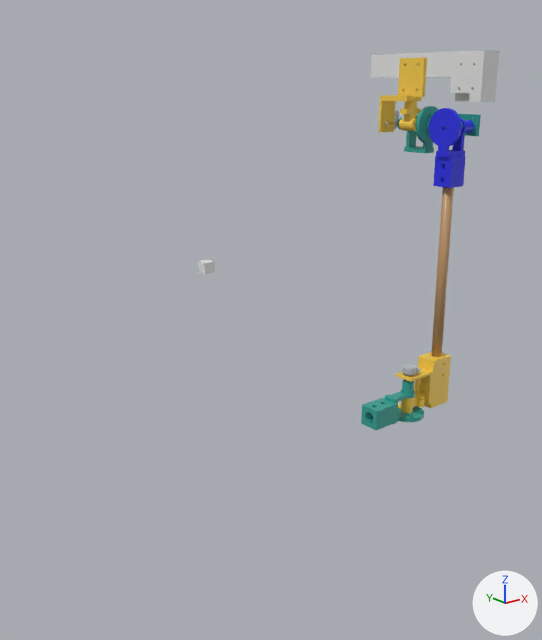
An edit to the Blender file projects/robotics/machi-1/blender/commander/commander-two-sided-clevis.blend, drawn before and after from the same camera.
Rendered twice from a 50 mm lens placed at (-707.0, -603.0, 238.0), pointed at (-137.0, 111.0, -47.0). Lighting does not change. The marker at lower right points along +X, +Y and +Z. The first picture is the older version.

The first picture shows 'CLEVIS 01 - elbow fork and forearm saddle', 'CLEVIS 01 - two-sided fork and lower saddle.001', 'CLEVIS 01 - two-sided fork and lower saddle.002', 'CLEVIS 02 - elbow upper sleeve and round dowel mount', 'CLEVIS 02 - upper sleeve and pot mount', 'CLEVIS REF - 12.5mm x270mm wooden dowel - fork 002', 'Cube.007' and 3 more.
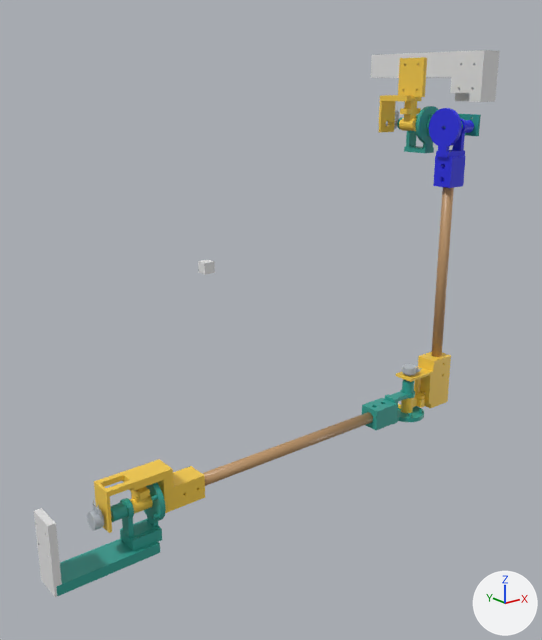
Location of each change, [x1, y1, x2, y2] in pixels of the pictures (542 x 640 px):
'CLEVIS 01 - wrist fork and output saddle', added
    after: [34, 482, 166, 597]
    faces in mat_plain_pivot___teal (cyan #35a295): [56, 482, 166, 596]
'CLEVIS 02 - wrist upper sleeve and inline dowel mount', added (yellow)
    after: [94, 459, 205, 533]
'CLEVIS REF - 12.5mm x300mm wooden forearm', added (brown)
    after: [202, 412, 373, 486]
'CLEVIS REF - wrist potentiometer', added
    after: [87, 500, 112, 531]

Diff of the bpy script that builds the scene:
```diff
--- a/projects/robotics/machi-1/blender/commander/commander-two-sided-clevis.blend.py
+++ b/projects/robotics/machi-1/blender/commander/commander-two-sided-clevis.blend.py
@@ me_cube_053 @@
+me_cube_053.from_pydata(...)  # 4565 vertices, 2203 faces; spans x -21.0..21.0, y -15.5..93.6, z -48.1..21.9
+# faces by material slot: [1930, 273]
+me_cube_053.materials.append(mat_plain_pivot___teal)  # cyan #35a295
@@ me_cylinder_025 @@
+me_cylinder_025.from_pydata(...)  # 1820 vertices, 921 faces; spans x -12.0..17.0, y -12.0..31.0, z -37.5..65.0
+me_cylinder_025.materials.append(mat_plain_pivot___yellow)  # yellow #f9ce4b
@@ me_cylinder_024 @@
+me_cylinder_024.from_pydata(...)  # 192 vertices, 98 faces; spans x -6.0..6.0, y -6.0..6.0, z -150.0..150.0
+me_cylinder_024.materials.append(mat_plain_pivot___wood)  # brown #bd9569
@@ ob_clevis_ref___wrist_potentiometer @@
+ob_clevis_ref___wrist_potentiometer = bpy.data.objects.new('CLEVIS REF - wrist potentiometer', me_potentiometer_005.copy())  # the mesh of ob_clevis_ref___elbow_potentiometer
+ob_clevis_ref___wrist_potentiometer.location = (-467.0, -46.0, -133.0)
+ob_clevis_ref___wrist_potentiometer.rotation_euler = (0.0, 0.0, 1.571)  # degrees (0, 0, 90)
@@ ob_clevis_01___wrist_fork_and_output_saddle @@
+ob_clevis_01___wrist_fork_and_output_saddle = bpy.data.objects.new('CLEVIS 01 - wrist fork and output saddle', me_cube_053)
+ob_clevis_01___wrist_fork_and_output_saddle.location = (-418.0, -46.0, -133.0)
+ob_clevis_01___wrist_fork_and_output_saddle.rotation_euler = (0.0, 0.0, 1.571)  # degrees (0, 0, 90)
@@ ob_clevis_02___wrist_upper_sleeve_and_inline_dowel_mount @@
+ob_clevis_02___wrist_upper_sleeve_and_inline_dowel_mount = bpy.data.objects.new('CLEVIS 02 - wrist upper sleeve and inline dowel mount', me_cylinder_025)
+ob_clevis_02___wrist_upper_sleeve_and_inline_dowel_mount.location = (-418.0, -46.0, -133.0)
+ob_clevis_02___wrist_upper_sleeve_and_inline_dowel_mount.rotation_euler = (1.571, 0.0, 1.571)  # degrees (90, 0, 90)
@@ ob_clevis_ref___12_5mm_x300mm_wooden_forearm @@
+ob_clevis_ref___12_5mm_x300mm_wooden_forearm = bpy.data.objects.new('CLEVIS REF - 12.5mm x300mm wooden forearm', me_cylinder_024)
+ob_clevis_ref___12_5mm_x300mm_wooden_forearm.parent = ob_clevis_01___elbow_fork_and_forearm_saddle
+ob_clevis_ref___12_5mm_x300mm_wooden_forearm.location = (0.0, 23.0, -166.0)
```
